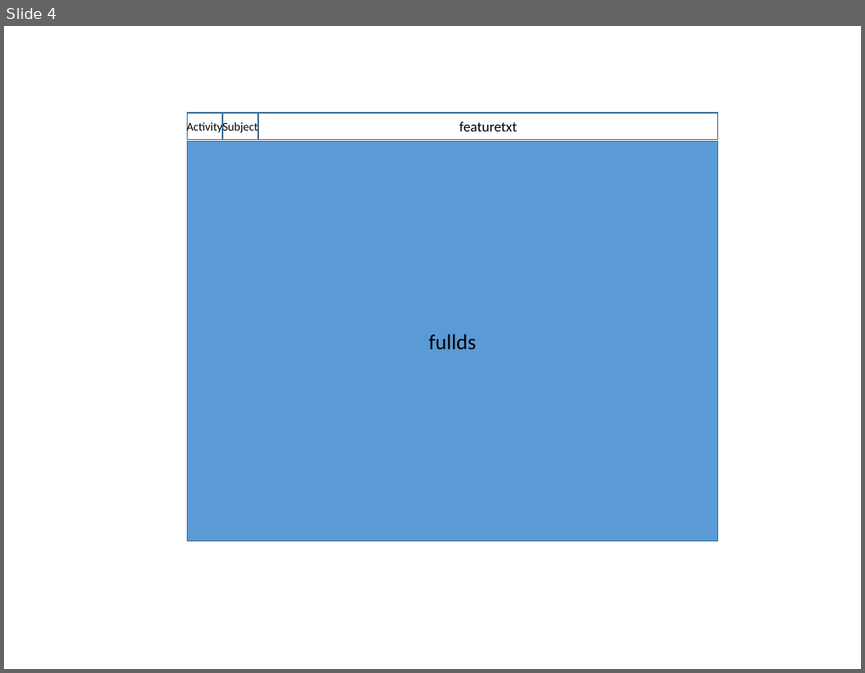
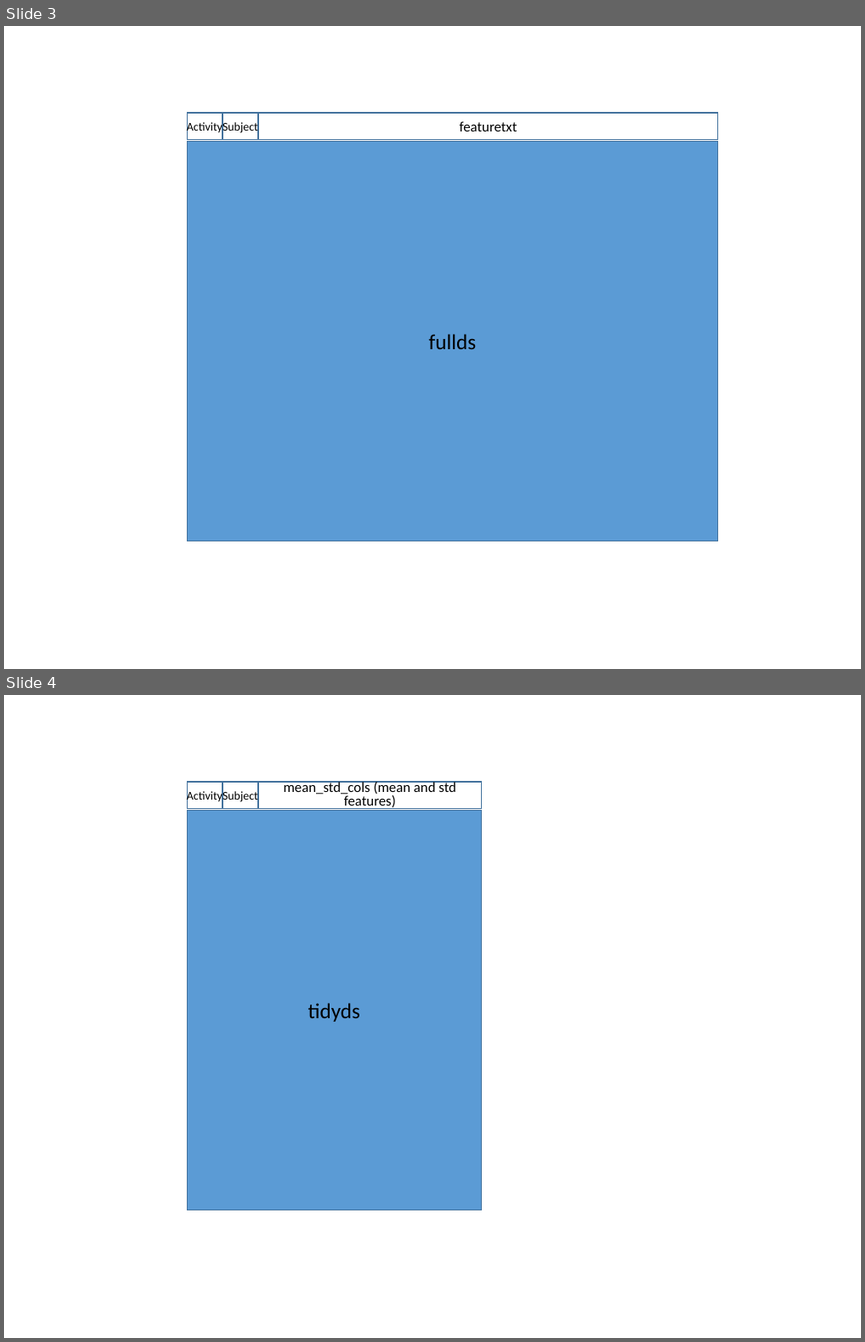
Before and after one commit to sdamodar/gacd_project, a slide deck: Transformation.pptx. Shown one above the other, each under a label of ours: slide 4 before the commit, slides 3 and 4 after it. The pictures are 865x673 and 865x1342 pixels, drawn with LibreOffice and Linux fonts; fonts in the diff are those of the drawing. Boxes give left, top, right and bottom in pixels: in the first picture for what was removed or moved away, otherwise in the second. Text is boxed around its words. In the diff, an @@ line names an element or a change of style, - is before the commit and + after.

```diff
--- a/Transformation.pptx
+++ b/Transformation.pptx
@@ slide 4 added at (x1=4, y1=695, x2=861, y2=1338), background #FFFFFF @@
@@ rectangle added at (x1=188, y1=782, x2=222, y2=808), fill #FFFFFF, outline #43739E 1 pt, 10 pt, text #000000 @@
+Activity
@@ rectangle added at (x1=222, y1=782, x2=257, y2=808), fill #FFFFFF, outline #43739E 1 pt, 10 pt, text #000000 @@
+Subject
@@ rectangle added at (x1=258, y1=782, x2=481, y2=808), fill #FFFFFF, outline #43739E 1 pt, 12 pt, text #000000 @@
+mean_std_cols (mean and std features)
@@ rectangle added at (x1=188, y1=810, x2=481, y2=1210), fill #5B9BD5, outline #43739E 1 pt, 18 pt, text #000000 @@
+tidyds
@@ what was slide 4 is now slide 3 @@
```
Also in this commit, not shown: 1 slide removed, 4 other files.
